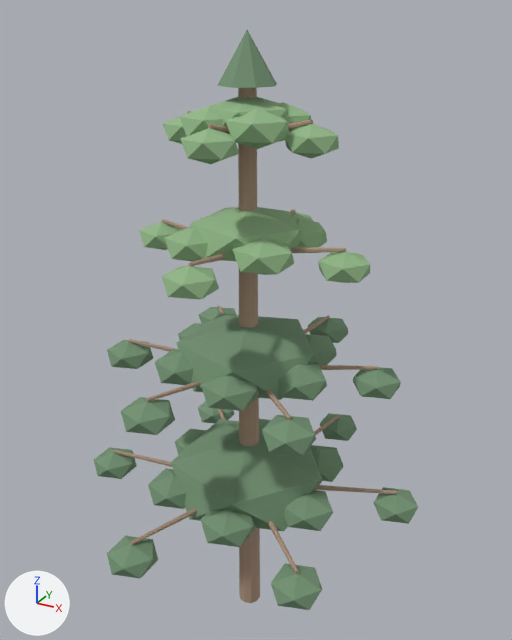
Before and after pictures for a commit that changed the glTF model ClientWeb/src/assets/models/nature/pine_tree.glb.
One viewpoint serves both versions: a camera (50 mm lens) standing at (0.355, -0.629, 0.718) and looking at (-0.002, 0.021, 0.393). Every picture has the same lights, and +X, +Y and +Z are marked at lower left. The picture after the commit comes second.

The first picture shows 'PineTree_Bark', 'PineTree_Needle_Dark', 'PineTree_Needle_Light'.
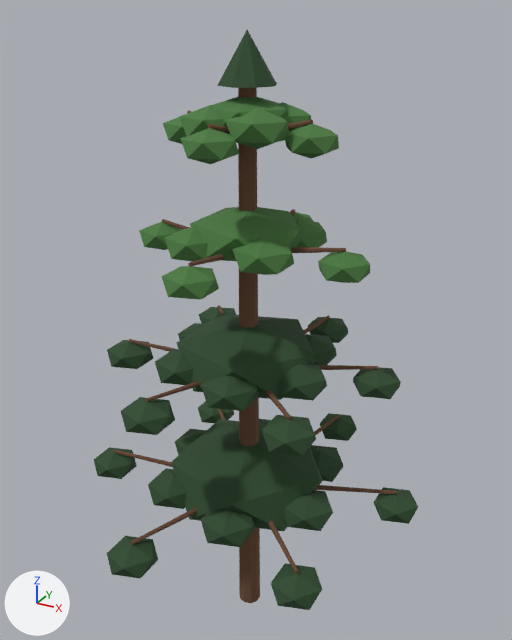
Location of each change, (x1, y1, x2, y2) in pixels of the pictures (512 x 640 px):
'PineTree_Needle_Dark', recoloured (greyish green to dark green)
    both: (94, 30, 418, 610)
'PineTree_Needle_Light', recoloured (green to dark green)
    both: (139, 97, 370, 299)
'PineTree_Bark', recoloured
    both: (114, 88, 397, 603)

Patch to the scene script:
```diff
--- a/ClientWeb/src/assets/models/nature/pine_tree.glb.py
+++ b/ClientWeb/src/assets/models/nature/pine_tree.glb.py
@@ mat_pinetree_bark_mat @@
 mat_pinetree_bark_mat = principled_material('PineTree_Bark_Mat')
-mat_pinetree_bark_mat.base_color = (0.42, 0.29, 0.208)  # beige #ad937e
+mat_pinetree_bark_mat.base_color = (0.147, 0.0685, 0.0356)  # brown #6b4a35
 mat_pinetree_bark_mat.roughness = 0.95
@@ mat_pinetree_needle_dark_mat @@
 mat_pinetree_needle_dark_mat = principled_material('PineTree_Needle_Dark_Mat')
-mat_pinetree_needle_dark_mat.base_color = (0.173, 0.29, 0.173)  # greyish green #739373
+mat_pinetree_needle_dark_mat.base_color = (0.0252, 0.0685, 0.0252)  # dark green #2c4a2c
 mat_pinetree_needle_dark_mat.roughness = 0.88
@@ mat_pinetree_needle_light_mat @@
 mat_pinetree_needle_light_mat = principled_material('PineTree_Needle_Light_Mat')
-mat_pinetree_needle_light_mat.base_color = (0.29, 0.478, 0.247)  # green #93b888
+mat_pinetree_needle_light_mat.base_color = (0.0685, 0.195, 0.0497)  # dark green #4a7a3f
 mat_pinetree_needle_light_mat.roughness = 0.88
```
